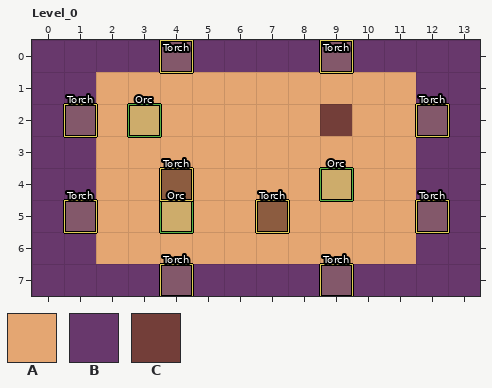
An edit to a level. LDtk project, Levels/Levels.ldtk. The picture above is the old version.
Cells are 16x16 px. Shown: Level_0 x 0..13, y 0..7.
Key: from "Terrain": A 1 "Floor", B 2 "OuterWall", C 3 "Wall".
_ is an empty cell.
Objects are placed by their top-left corner, in cells (3,4 is the top-left corner of cell 3,4); size is 1x1 cell unless given.
Layer "Terrain" before, first column x 0:
0 BBBBBBBBBBBBBB
1 BBAAAAAAAAAABB
2 BBAAAAAAACAABB
3 BBAAAAAAAAAABB
4 BBAACAAAAAAABB
5 BBAAAAACAAAABB
6 BBAAAAAAAAAABB
7 BBBBBBBBBBBBBB
Objects on layer "Objects" before:
"Orc" rectangle at 4,5
"Orc" rectangle at 9,4
"Torch" rectangle at 4,4
"Torch" rectangle at 1,5
"Torch" rectangle at 1,2
"Torch" rectangle at 12,5
"Torch" rectangle at 12,2
"Torch" rectangle at 9,0
"Torch" rectangle at 4,0
"Torch" rectangle at 9,7
"Torch" rectangle at 4,7
"Torch" rectangle at 7,5
"Orc" rectangle at 3,2
The same view after the edit:
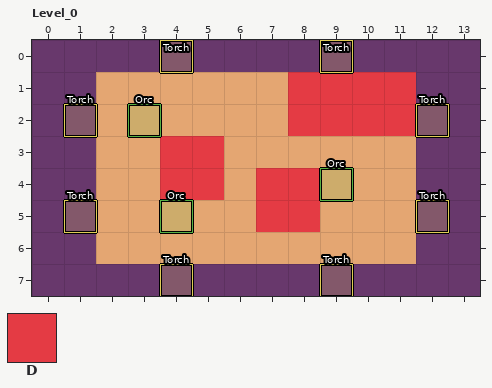
Further tiles: from "Terrain": D 4 "Lava".
What changed:
Changed rows in their new state; . is an unchanged cell.
Layer "Terrain":
first column x 4:
1 ....DDDD
2 ....DDDD
3 DD......
4 DD.DD...
5 ...DD...
Layer "Objects":
removed: "Torch" rectangle at 4,4
removed: "Torch" rectangle at 7,5
